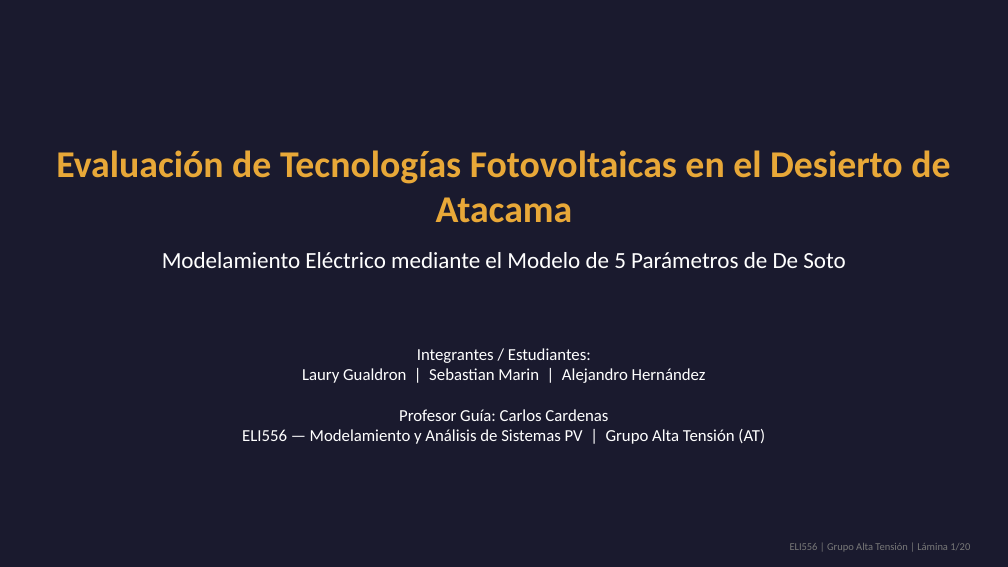
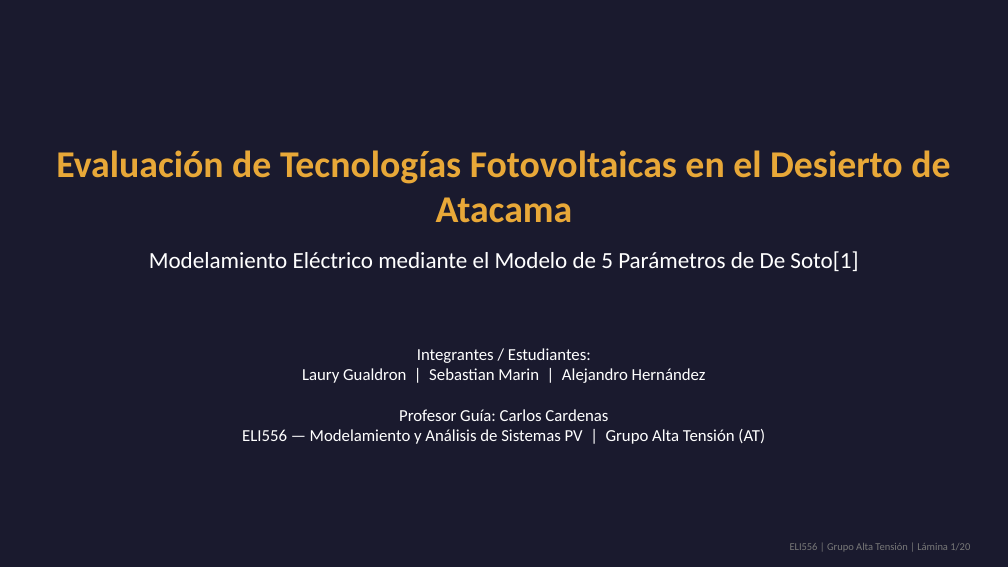
Before and after one commit to theChosen16/t2-paneles, a slide deck: slide 1 of output/Presentacion_Final_ELI556_Atacama.pptx. Drawn at 1008x567 pixels with LibreOffice and Linux fonts; fonts in the diff are those of the drawing. Boxes give left, top, right and bottom in pixels: in the first picture for what was removed or moved away, otherwise in the second. Text is boxed around its words. In the diff, an @@ line names an element or a change of style, - is before the commit and + after.

```diff
--- a/output/Presentacion_Final_ELI556_Atacama.pptx
+++ b/output/Presentacion_Final_ELI556_Atacama.pptx
@@ text at (149, 251, 858, 271): text changed @@
-Modelamiento Eléctrico mediante el Modelo de 5 Parámetros de De Soto
+Modelamiento Eléctrico mediante el Modelo de 5 Parámetros de De Soto[1]
```
Also in this commit, not shown: 9 other slides changed, 11 other files.
